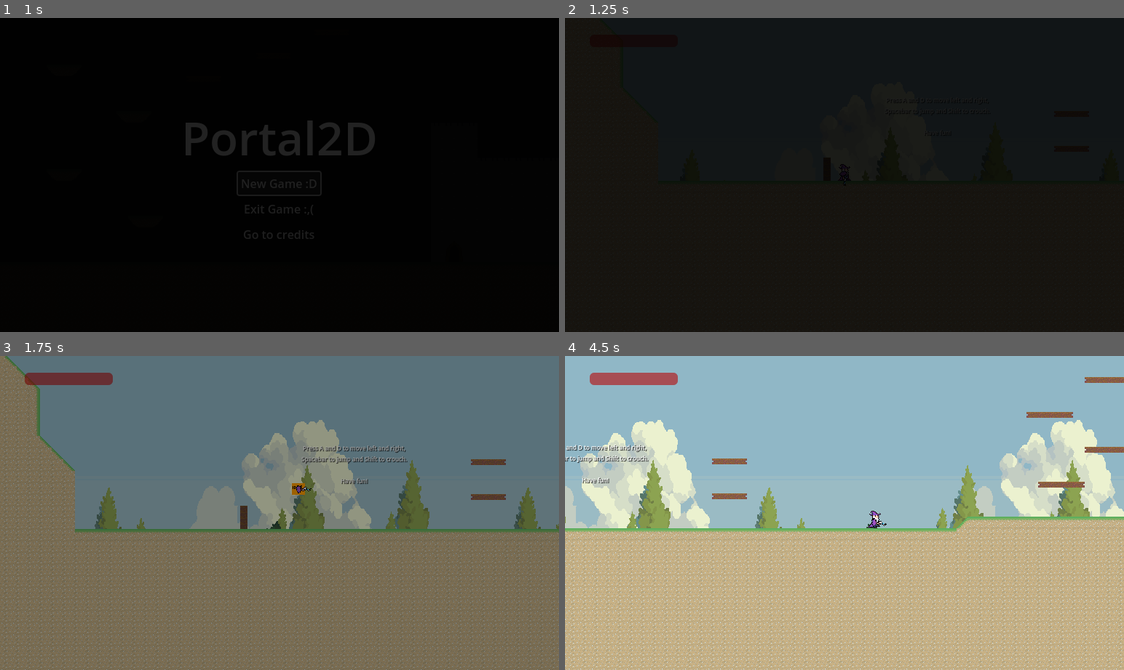
Above: before the commit, frames 1-4 (two rows, left to right).
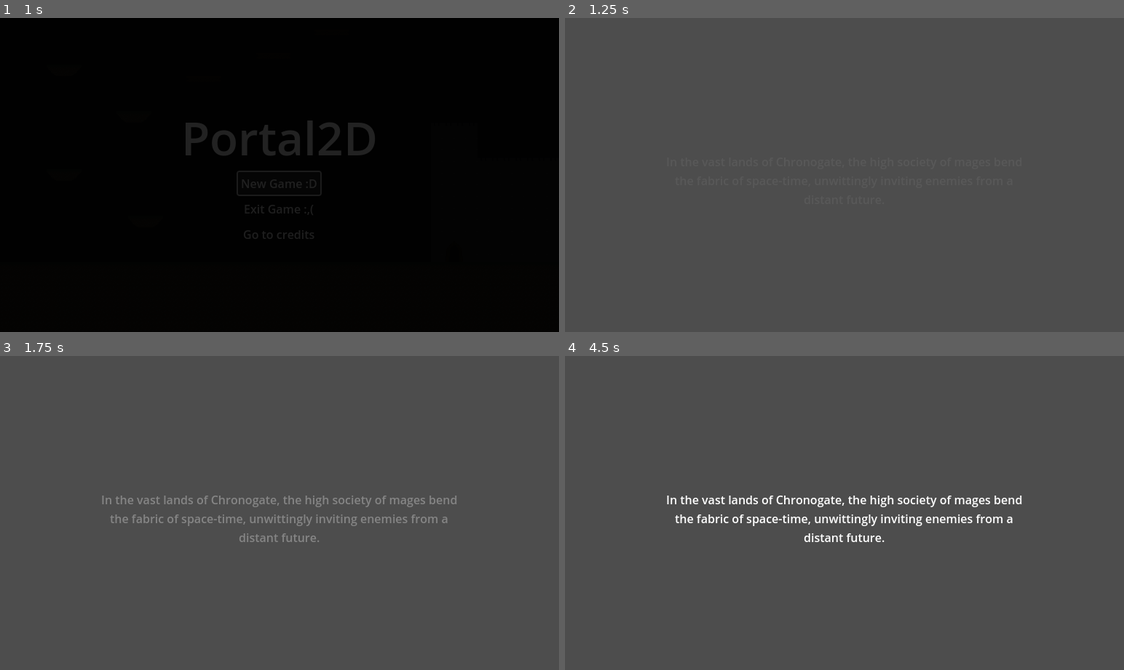
Above: after the commit, the same moments.

Repository: haruo-gabriel/portal2d
Game: Godot game, scene res://interface/scenes/main_menu/main_menu.tscn
Same seed, same stepped clock (60 frames per second), same inputs: the game is played once before the commit and once after it.
Inputs (mouse positions are in pixels of both pictures, inside the frame that each line leads up to):
- Up to frame 1 (1 s): click "New Game :D" at 0.5 s
- Up to frame 2 (1.25 s): no input
- Up to frame 3 (1.75 s): tap A (move_left) at 1.25 s; move the mouse to (402, 497) at 1.27 s; hold D (move_right) from 1.28 s (still down); hold Shift (crouch) from 1.28 s (still down); tap Space (jump) at 1.52 s
- Up to frame 4 (4.5 s): tap A (move_left) at 2, 2.75, 4.25 s; move the mouse to (732, 528) at 2.02 s; release Shift (crouch) at 2.03 s; click (732, 528) at 2.1 s; tap Space (jump) at 2.27, 3.77 s; move the mouse to (900, 443) at 2.77 s; release D (move_right) at 2.78 s; hold A (move_left) 2.78-3.53 s; right-click (900, 443) at 2.85 s; move the mouse to (816, 575) at 3.52 s; hold D (move_right) from 3.53 s (still down); tap Shift (crouch) at 3.6 s; move the mouse to (1012, 560) at 4.27 s; click (1012, 560) at 4.35 s

Frame 1 is identical in both runs. In frame 2, 100% of the frame differs, in the area x 0-100%, y 0-100%; in frame 3, 99%; in frame 4, 100%.

Commit message:
Creating text for the initial cutscene.

Diff:
--- a/godot project/cutscenes/cutscene.gd
+++ b/godot project/cutscenes/cutscene.gd
@@ -2,6 +2,7 @@
 
 @export var default_screen_time := 6.0
 @export var fade_duration := 2.0
+@export var target_scene: PackedScene
 
 
 func _ready():
@@ -13,6 +14,8 @@
 		await get_tree().create_timer(default_screen_time).timeout
 		await fade_frame(frame, 0.0, fade_duration)
 
+	get_tree().change_scene_to_packed(target_scene)
+
 
 func fade_frame(frame: Control, final_alpha: float, duraton: float) -> void:
 	var tween: Tween = get_tree().create_tween()
--- a/godot project/cutscenes/cutscene_template.tscn
+++ /dev/null
@@ -1,77 +0,0 @@
-[gd_scene load_steps=2 format=3 uid="uid://bgvt25bgwna3p"]
-
-[ext_resource type="Script" path="res://cutscenes/cutscene.gd" id="1_lbhjm"]
-
-[node name="Cutscene" type="Control"]
-layout_mode = 3
-anchors_preset = 15
-anchor_right = 1.0
-anchor_bottom = 1.0
-grow_horizontal = 2
-grow_vertical = 2
-script = ExtResource("1_lbhjm")
-default_screen_time = 2.0
-
-[node name="Frame1" type="Control" parent="."]
-layout_mode = 1
-anchors_preset = 15
-anchor_right = 1.0
-anchor_bottom = 1.0
-grow_horizontal = 2
-grow_vertical = 2
-
-[node name="Label" type="Label" parent="Frame1"]
-layout_mode = 1
-anchors_preset = 8
-anchor_left = 0.5
-anchor_top = 0.5
-anchor_right = 0.5
-anchor_bottom = 0.5
-offset_left = -100.0
-offset_top = -11.5
-offset_right = 100.0
-offset_bottom = 11.5
-grow_horizontal = 2
-grow_vertical = 2
-text = "Text from FIRST frame."
-horizontal_alignment = 1
-
-[node name="TextureRect" type="TextureRect" parent="Frame1"]
-layout_mode = 1
-anchors_preset = 15
-anchor_right = 1.0
-anchor_bottom = 1.0
-grow_horizontal = 2
-grow_vertical = 2
-
-[node name="Frame2" type="Control" parent="."]
-layout_mode = 1
-anchors_preset = 15
-anchor_right = 1.0
-anchor_bottom = 1.0
-grow_horizontal = 2
-grow_vertical = 2
-
-[node name="Label" type="Label" parent="Frame2"]
-layout_mode = 1
-anchors_preset = 8
-anchor_left = 0.5
-anchor_top = 0.5
-anchor_right = 0.5
-anchor_bottom = 0.5
-offset_left = -100.0
-offset_top = -11.5
-offset_right = 100.0
-offset_bottom = 11.5
-grow_horizontal = 2
-grow_vertical = 2
-text = "Text from SECOND frame."
-horizontal_alignment = 1
-
-[node name="TextureRect" type="TextureRect" parent="Frame2"]
-layout_mode = 1
-anchors_preset = 15
-anchor_right = 1.0
-anchor_bottom = 1.0
-grow_horizontal = 2
-grow_vertical = 2
--- /dev/null
+++ b/godot project/cutscenes/initial_cutscene.tscn
@@ -0,0 +1,117 @@
+[gd_scene load_steps=3 format=3 uid="uid://bgvt25bgwna3p"]
+
+[ext_resource type="Script" path="res://cutscenes/cutscene.gd" id="1_lbhjm"]
+[ext_resource type="PackedScene" uid="uid://45cxitl1b5uh" path="res://levels/level_1/level_scene.tscn" id="2_6wg3r"]
+
+[node name="Cutscene" type="Control"]
+layout_mode = 3
+anchors_preset = 15
+anchor_right = 1.0
+anchor_bottom = 1.0
+grow_horizontal = 2
+grow_vertical = 2
+script = ExtResource("1_lbhjm")
+default_screen_time = 8.0
+target_scene = ExtResource("2_6wg3r")
+
+[node name="Frame1" type="Control" parent="."]
+layout_mode = 1
+anchors_preset = 15
+anchor_right = 1.0
+anchor_bottom = 1.0
+grow_horizontal = 2
+grow_vertical = 2
+
+[node name="Label" type="Label" parent="Frame1"]
+layout_mode = 1
+anchors_preset = 8
+anchor_left = 0.5
+anchor_top = 0.5
+anchor_right = 0.5
+anchor_bottom = 0.5
+offset_left = -256.0
+offset_top = -89.0
+offset_right = 256.0
+offset_bottom = 104.0
+grow_horizontal = 2
+grow_vertical = 2
+text = "In the vast lands of Chronogate, the high society of mages bend the fabric of space-time, unwittingly inviting enemies from a distant future."
+horizontal_alignment = 1
+vertical_alignment = 1
+autowrap_mode = 2
+
+[node name="TextureRect" type="TextureRect" parent="Frame1"]
+layout_mode = 1
+anchors_preset = 15
+anchor_right = 1.0
+anchor_bottom = 1.0
+grow_horizontal = 2
+grow_vertical = 2
+
+[node name="Frame2" type="Control" parent="."]
+layout_mode = 1
+anchors_preset = 15
+anchor_right = 1.0
+anchor_bottom = 1.0
+grow_horizontal = 2
+grow_vertical = 2
+
+[node name="Label" type="Label" parent="Frame2"]
+layout_mode = 1
+anchors_preset = 8
+anchor_left = 0.5
+anchor_top = 0.5
+anchor_right = 0.5
+anchor_bottom = 0.5
+offset_left = -256.0
+offset_top = -167.0
+offset_right = 256.0
+offset_bottom = 168.0
+grow_horizontal = 2
+grow_vertical = 2
+text = "As the skies above Chronogate darkened with the arrival of futuristic foes, a young mage finds himself inexplicably transported to a distant and unfamiliar land."
+horizontal_alignment = 1
+vertical_alignment = 1
+autowrap_mode = 2
+
+[node name="TextureRect" type="TextureRect" parent="Frame2"]
+layout_mode = 1
+anchors_preset = 15
+anchor_right = 1.0
+anchor_bottom = 1.0
+grow_horizontal = 2
+grow_vertical = 2
+
+[node name="Frame3" type="Control" parent="."]
+layout_mode = 1
+anchors_preset = 15
+anchor_right = 1.0
+anchor_bottom = 1.0
+grow_horizontal = 2
+grow_vertical = 2
+
+[node name="Label" type="Label" parent="Frame3"]
+layout_mode = 1
+anchors_preset = 8
+anchor_left = 0.5
+anchor_top = 0.5
+anchor_right = 0.5
+anchor_bottom = 0.5
+offset_left = -256.0
+offset_top = -167.0
+offset_right = 256.0
+offset_bottom = 168.0
+grow_horizontal = 2
+grow_vertical = 2
+text = "Now, he mus navigate this new and perilous reality, harnessing both ancient magic and futuristic technology to find a way back and confront the advanced threats now plaguing Chronogate."
+horizontal_alignment = 1
+vertical_alignment = 1
+autowrap_mode = 2
+
+[node name="TextureRect" type="TextureRect" parent="Frame3"]
+layout_mode = 1
+anchors_preset = 15
+anchor_right = 1.0
+anchor_bottom = 1.0
+grow_horizontal = 2
+grow_vertical = 2
--- a/godot project/interface/scenes/main_menu/main_menu.tscn
+++ b/godot project/interface/scenes/main_menu/main_menu.tscn
@@ -3,7 +3,7 @@
 [ext_resource type="Script" path="res://interface/scenes/main_menu/main_menu.gd" id="1_8dfm2"]
 [ext_resource type="TileSet" uid="uid://bxf11dynbrbke" path="res://levels/level_1/tile_set.tres" id="2_5a2tj"]
 [ext_resource type="AudioStream" uid="uid://dcc7x2s6uq6fg" path="res://interface/scenes/main_menu/main_menu.wav" id="2_jbvjj"]
-[ext_resource type="PackedScene" uid="uid://45cxitl1b5uh" path="res://levels/level_1/level_scene.tscn" id="2_wpis4"]
+[ext_resource type="PackedScene" uid="uid://bgvt25bgwna3p" path="res://cutscenes/initial_cutscene.tscn" id="2_qikr5"]
 [ext_resource type="PackedScene" uid="uid://brlldqfwpgvlw" path="res://interface/scenes/ending_credits/ending_credits.tscn" id="3_2ospb"]
 [ext_resource type="PackedScene" uid="uid://cjxs6gi33dml8" path="res://interface/scenes/screen_transition/screen_transition.tscn" id="4_fdtj1"]
 
@@ -18,7 +18,7 @@
 grow_horizontal = 2
 grow_vertical = 2
 script = ExtResource("1_8dfm2")
-new_game_scene = ExtResource("2_wpis4")
+new_game_scene = ExtResource("2_qikr5")
 credits_scene = ExtResource("3_2ospb")
 
 [node name="Node2D" type="Node2D" parent="."]
